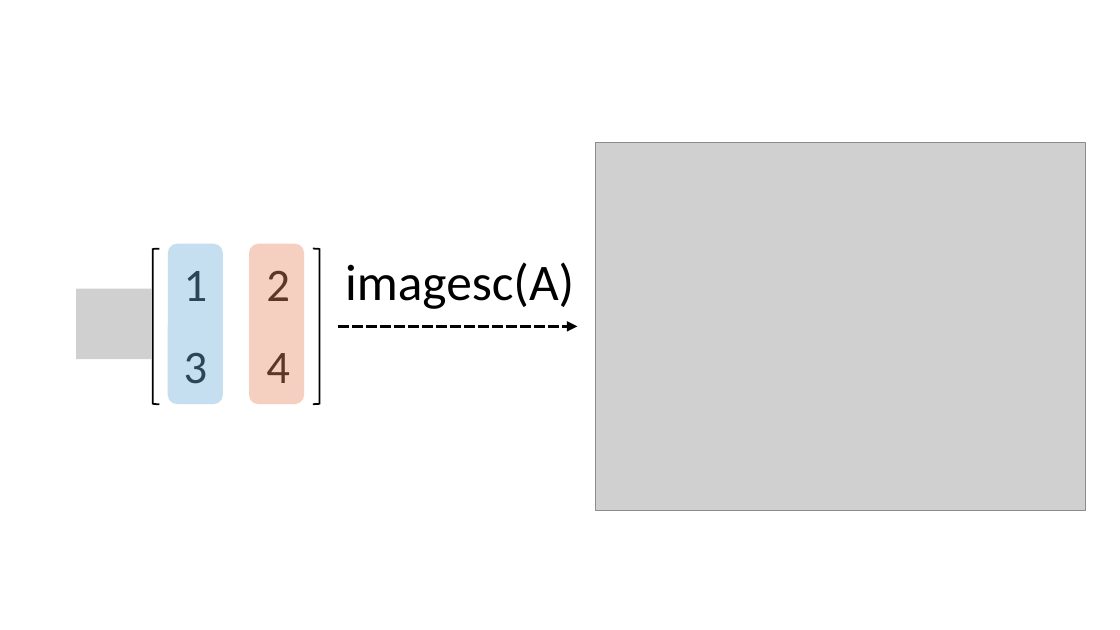
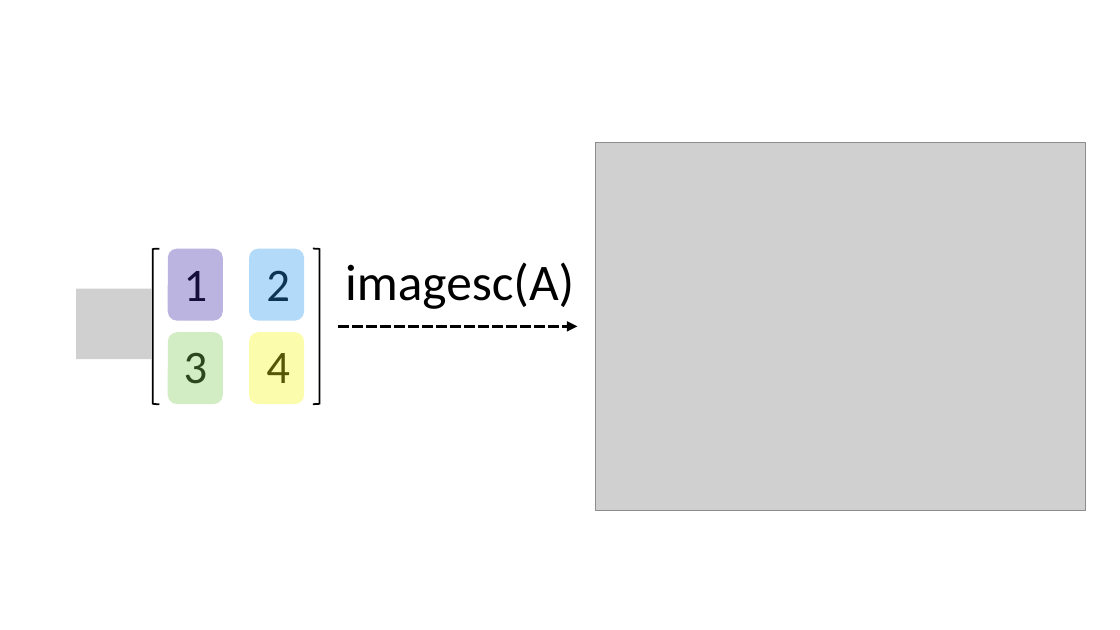
Before and after one commit to answeredbyablemind/answeredbyablemind.github.io, a slide deck: slide 10 of Wikidocs/pics_for_matrix.pptx. Drawn at 1120x630 pixels with LibreOffice and Linux fonts; fonts in the diff are those of the drawing; grey boxes stand for pictures. Boxes give left, top, right and bottom in pixels: in the first picture for what was removed or moved away, otherwise in the second. Text is boxed around its words. In the diff, an @@ line names an element or a change of style, - is before the commit and + after.

```diff
--- a/Wikidocs/pics_for_matrix.pptx
+++ b/Wikidocs/pics_for_matrix.pptx
@@ rounded rectangle: place and size @@
-rounded rectangle at bbox=[168, 244, 223, 404]
+rounded rectangle at bbox=[168, 249, 223, 321]
@@ rounded rectangle at bbox=[168, 249, 223, 321]: fill #71B0DB at 40% opacity to #3D26A8 at 35% opacity @@
@@ rounded rectangle: place and size @@
-rounded rectangle at bbox=[250, 244, 305, 404]
+rounded rectangle at bbox=[250, 249, 305, 321]
@@ rounded rectangle at bbox=[250, 249, 305, 321]: fill #E68B64 at 40% opacity to #2796EB at 35% opacity @@
@@ rounded rectangle added at bbox=[168, 332, 223, 404], fill #80CB58 at 35% opacity @@
@@ rounded rectangle added at bbox=[250, 332, 305, 404], fill #F9FA14 at 35% opacity @@
```
Also in this commit, not shown: 4 other files.
